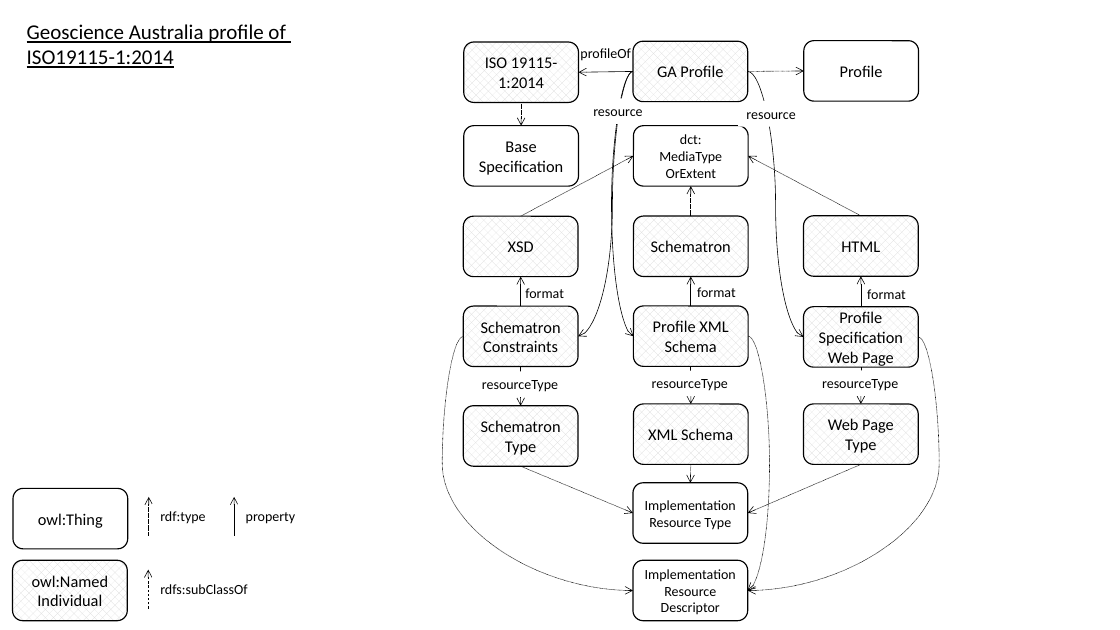
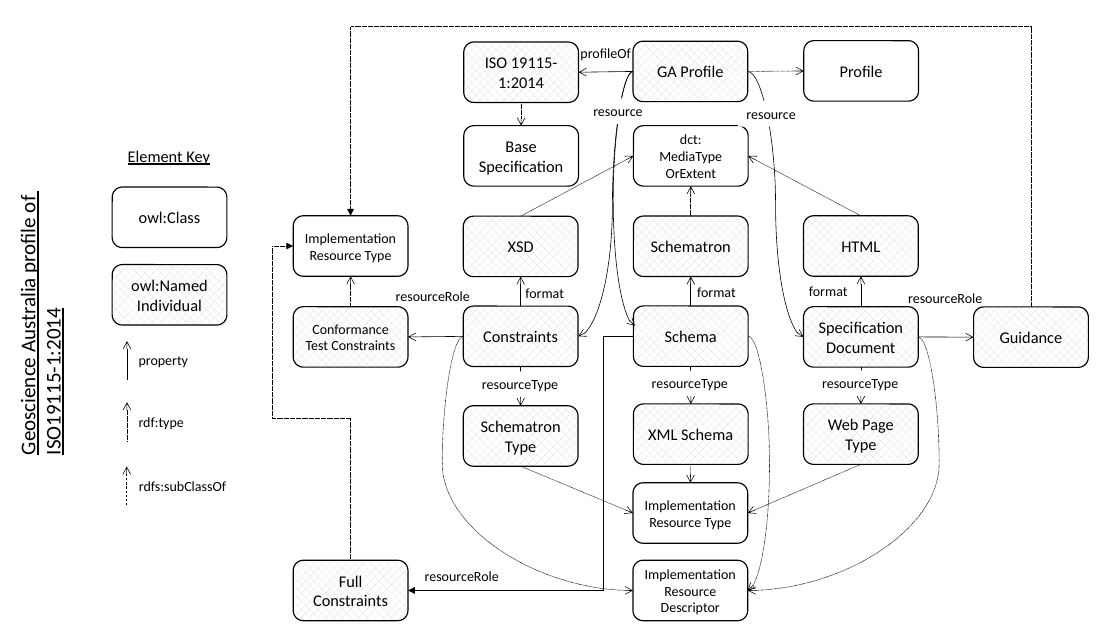
Before and after one commit to w3c/dxwg, a slide deck: slide 4 of profiledesc/profiledesc-diagrams.pptx. Drawn at 1120x630 pixels with LibreOffice and Linux fonts; fonts in the diff are those of the drawing. Boxes give left, top, right and bottom in pixels: in the first picture for what was removed or moved away, otherwise in the second. Text is boxed around its words. In the diff, an @@ line names an element or a change of style, - is before the commit and + after.

```diff
--- a/profiledesc/profiledesc-diagrams.pptx
+++ b/profiledesc/profiledesc-diagrams.pptx
@@ elbow arrow added from (1031, 307) to (350, 216), #000000 0.5 pt dashed @@
@@ curved arrow moved from (634, 71) - (634, 336) to (634, 71) - (635, 326) @@
@@ text "Geoscience Australia profile of": place and size @@
-text "Geoscience Australia profile of" at <box>27,24,285,68</box>
+text "Geoscience Australia profile of" at <box>15,197,67,452</box>
@@ text "Geoscience Australia profile of" at <box>15,197,67,452</box>: rotation 0 to 270 degrees @@
@@ text added at <box>128,150,210,165</box>, 14 pt, text #000000, underline @@
+Element Key
@@ rounded rectangle added at <box>113,187,228,248</box>, outline #000000 1 pt, 14 pt, text #000000 @@
+owl:Class
@@ rounded rectangle added at <box>293,216,408,276</box>, outline #000000 1 pt, 12 pt, text #000000 @@
+Implementation Resource Type
@@ rounded rectangle "owl:Named Individual": place and size @@
-rounded rectangle "owl:Named Individual" at <box>13,560,128,621</box>
+rounded rectangle "owl:Named Individual" at <box>113,265,228,325</box>
@@ elbow arrow added from (350, 560) to (293, 246), #000000 0.5 pt dashed @@
@@ arrow added from (350, 307) to (350, 276), #000000 0.5 pt dashed @@
@@ text added at <box>396,291,470,301</box>, 12 pt, text #000000 @@
+resourceRole
@@ text "format": place and size @@
-text "format" at <box>867,289,906,299</box>
+text "format" at <box>809,286,848,296</box>
@@ text added at <box>908,293,982,307</box>, 12 pt, text #000000 @@
+resourceRole
@@ rounded rectangle added at <box>293,307,408,367</box>, fill pattern #D9D9D9 on #FFFFFF, outline #000000 1 pt, 12 pt, text #000000 @@
+Conformance Test Constraints
@@ text in rounded rectangle at <box>819,321,903,353</box>: text changed @@
-Profile Specification Web Page
+Specification Document
@@ rounded rectangle added at <box>974,307,1089,367</box>, fill pattern #D9D9D9 on #FFFFFF, outline #000000 1 pt, 14 pt, text #000000 @@
+Guidance
@@ arrow moved from (234, 536) - (234, 497) to (127, 380) - (127, 341) @@
@@ text "property": place and size @@
-text "property" at <box>246,512,296,524</box>
+text "property" at <box>139,356,189,368</box>
@@ arrow added from (464, 336) to (408, 337), #000000 0.5 pt @@
@@ elbow arrow added from (634, 336) to (408, 591), #000000 0.5 pt @@
@@ text in rounded rectangle at <box>483,331,558,342</box>: text changed @@
-Schematron Constraints
+Constraints
@@ text in rounded rectangle at <box>665,330,717,342</box>: text changed @@
-Profile XML Schema
+Schema
@@ arrow added from (918, 337) to (974, 337), #000000 0.5 pt @@
@@ arrow moved from (149, 536) - (149, 497) to (127, 441) - (127, 402) @@
@@ text "rdf:type": place and size @@
-text "rdf:type" at <box>160,511,205,524</box>
+text "rdf:type" at <box>139,417,184,430</box>
@@ arrow moved from (148, 609) - (148, 570) to (127, 506) - (127, 466) @@
@@ text "rdfs:subClassOf": place and size @@
-text "rdfs:subClassOf" at <box>160,584,247,594</box>
+text "rdfs:subClassOf" at <box>139,481,226,491</box>
@@ rounded rectangle removed at <box>13,488,128,549</box> @@
-owl:Thing
@@ rounded rectangle added at <box>293,560,408,621</box>, fill pattern #D9D9D9 on #FFFFFF, outline #000000 1 pt, 14 pt, text #000000 @@
+Full Constraints
@@ text added at <box>425,571,499,581</box>, 12 pt, text #000000 @@
+resourceRole
```
Also in this commit, not shown: 3 other slides changed, 5 other files.
